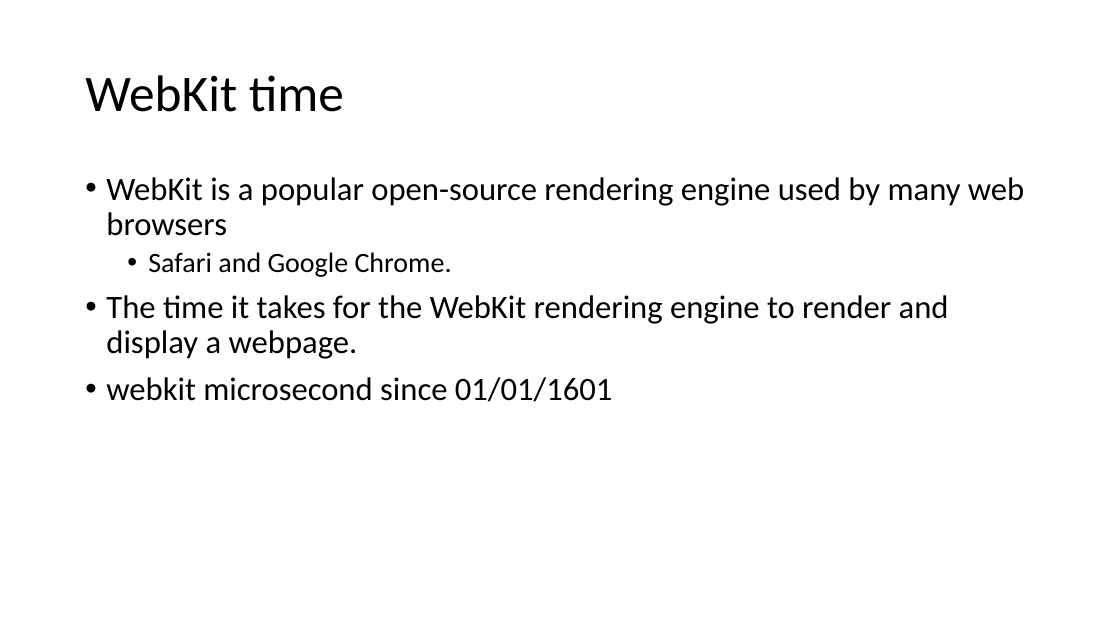
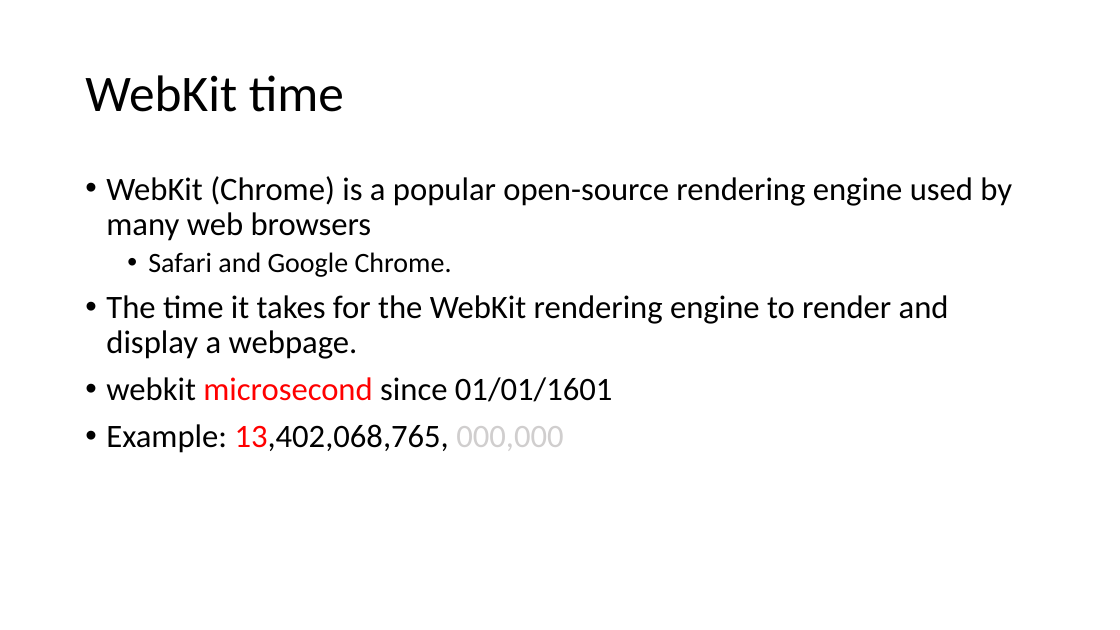
Before and after one commit to frankwxu/digital-forensics-lab, a slide deck: slide 33 of Basic_Computer_Skills_for_Forensics/0_Number_Systems.pptx. Drawn at 1120x630 pixels with LibreOffice and Linux fonts; fonts in the diff are those of the drawing; background and template pictures are left out. Boxes give left, top, right and bottom in pixels: in the first picture for what was removed or moved away, otherwise in the second. Text is boxed around its words. In the diff, an @@ line names an element or a change of style, - is before the commit and + after.

```diff
--- a/Basic_Computer_Skills_for_Forensics/0_Number_Systems.pptx
+++ b/Basic_Computer_Skills_for_Forensics/0_Number_Systems.pptx
@@ text at [106,176,1012,241]: text changed @@
-• WebKit is a popular open-source rendering engine used by many web browsers
+• WebKit (Chrome) is a popular open-source rendering engine used by many web browsers
@@ text at [106,377,612,402]: text colour #000000 to #FF0000 in "microsecond" @@
@@ text at [106,424,563,453]: paragraph added @@
+• Example: 13,402,068,765, 000,000
```
Also in this commit, not shown: 6 other slides changed.
